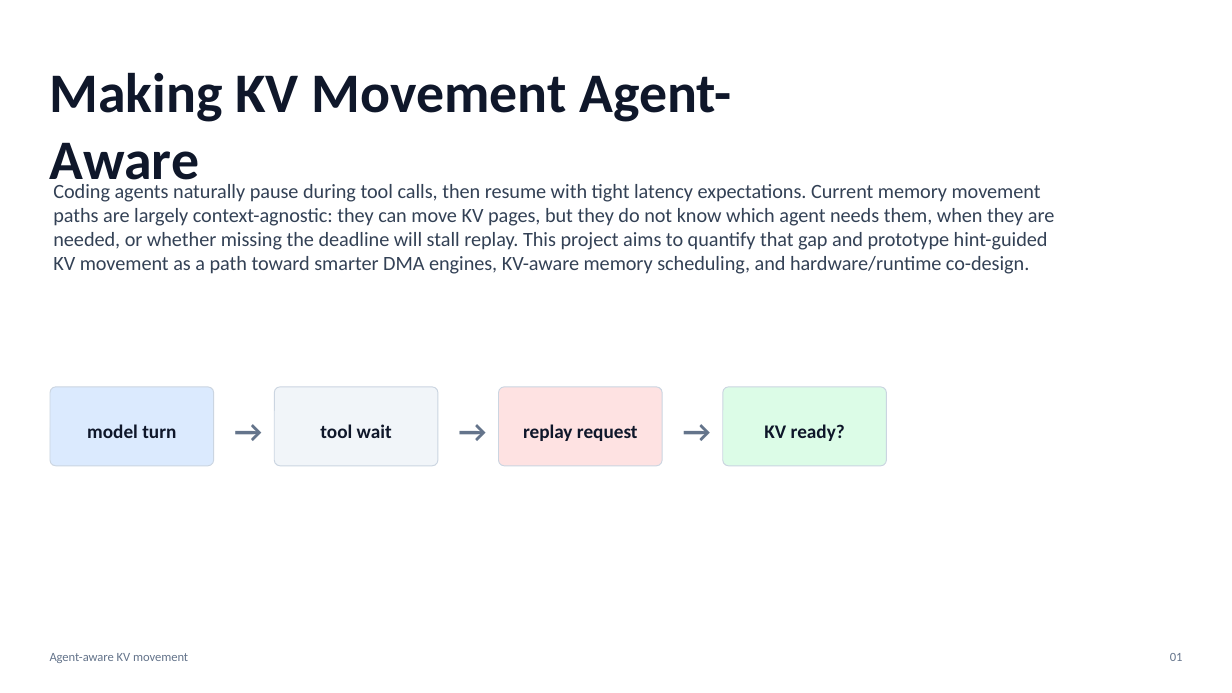
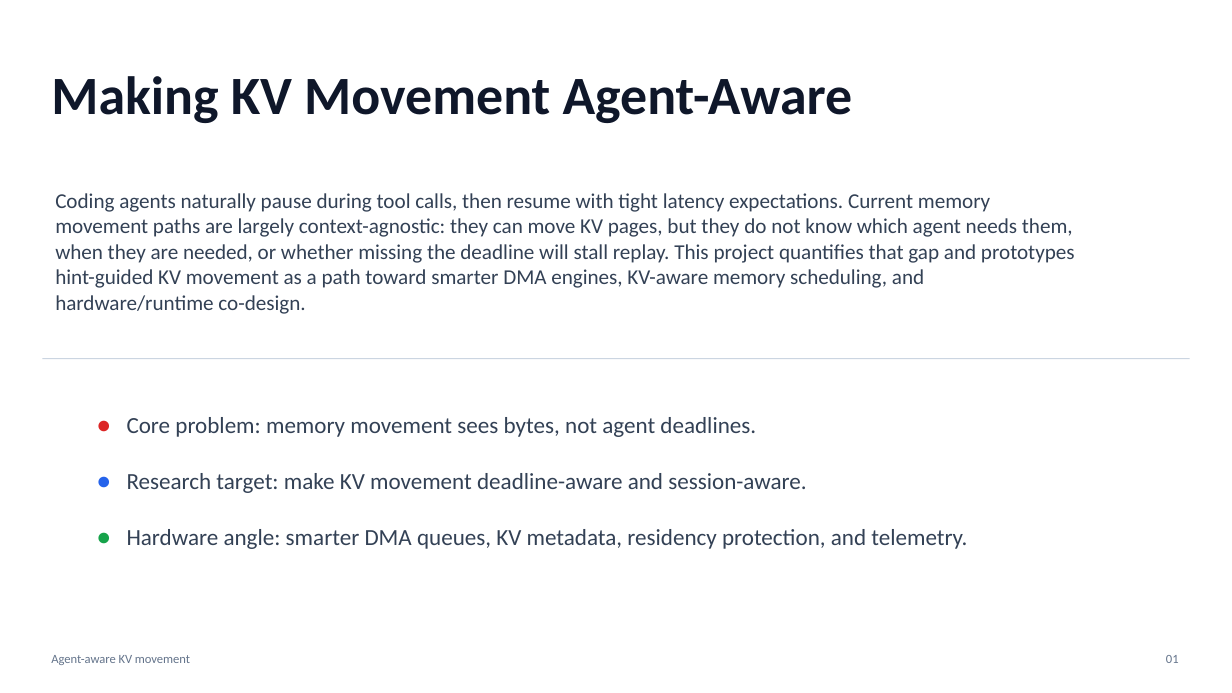
Before and after one commit to the308official-afk/agentic-hardware, a slide deck: slide 1 of sglang_direct_kv/artifacts/slides/agent_aware_kv_movement_manager_deck.pptx. Drawn at 1232x693 pixels with LibreOffice and Linux fonts; fonts in the diff are those of the drawing. Boxes give left, top, right and bottom in pixels: in the first picture for what was removed or moved away, otherwise in the second. Text is boxed around its words. In the diff, an @@ line names an element or a change of style, - is before the commit and + after.

Commit message:
Simplify manager deck to point style

```diff
--- a/sglang_direct_kv/artifacts/slides/agent_aware_kv_movement_manager_deck.pptx
+++ b/sglang_direct_kv/artifacts/slides/agent_aware_kv_movement_manager_deck.pptx
@@ text "Making KV Movement Agent-Aware" at (x1=51, y1=76, x2=853, y2=123): size 43.5 to 42 pt @@
@@ text at (x1=55, y1=193, x2=1075, y2=314): text changed; size 15.8 to 16.5 pt @@
-Coding agents naturally pause during tool calls, then resume with tight latency expectations. Current memory movement paths are largely context-agnostic: they can move KV pages, but they do not know which agent needs them, when they are needed, or whether missing the deadline will stall replay. This project aims to quantify that gap and prototype hint-guided KV movement as a path toward smarter DMA engines, KV-aware memory scheduling, and hardware/runtime co-design.
+Coding agents naturally pause during tool calls, then resume with tight latency expectations. Current memory movement paths are largely context-agnostic: they can move KV pages, but they do not know which agent needs them, when they are needed, or whether missing the deadline will stall replay. This project quantifies that gap and prototypes hint-guided KV movement as a path toward smarter DMA engines, KV-aware memory scheduling, and hardware/runtime co-design.
@@ rectangle added at (x1=43, y1=359, x2=1190, y2=360), fill #CBD5E1 @@
@@ rounded rectangle removed at (x1=50, y1=387, x2=213, y2=466) @@
@@ rounded rectangle removed at (x1=274, y1=387, x2=438, y2=466) @@
@@ rounded rectangle removed at (x1=499, y1=387, x2=663, y2=466) @@
@@ rounded rectangle removed at (x1=723, y1=387, x2=886, y2=466) @@
@@ text at (x1=89, y1=405, x2=108, y2=435): text changed; size 24 to 19.5 pt; text colour #64748B to #DC2626 @@
-→
+•
@@ text added at (x1=127, y1=417, x2=756, y2=437), 18 pt, text #334155 @@
+Core problem: memory movement sees bytes, not agent deadlines.
@@ text removed at (x1=674, y1=408, x2=713, y2=446) @@
-→
@@ text removed at (x1=87, y1=424, x2=176, y2=438) @@
-model turn
@@ text removed at (x1=320, y1=424, x2=392, y2=438) @@
-tool wait
@@ text removed at (x1=523, y1=424, x2=638, y2=441) @@
-replay request
@@ text removed at (x1=764, y1=424, x2=845, y2=441) @@
-KV ready?
@@ text added at (x1=89, y1=460, x2=108, y2=491), 19.5 pt, text #2563EB, bold @@
+•
@@ text added at (x1=127, y1=473, x2=806, y2=493), 18 pt, text #334155 @@
+Research target: make KV movement deadline-aware and session-aware.
@@ text at (x1=89, y1=516, x2=108, y2=546): text changed; size 24 to 19.5 pt; text colour #64748B to #16A34A @@
-→
+•
@@ text added at (x1=127, y1=529, x2=967, y2=549), 18 pt, text #334155 @@
+Hardware angle: smarter DMA queues, KV metadata, residency protection, and telemetry.
@@ text "01" moved from (x1=1170, y1=653, x2=1183, y2=661) to (x1=1166, y1=655, x2=1179, y2=663) @@
```
Also in this commit, not shown: 9 other slides changed, 1 slide added, 1 slide removed, 3 other files.
